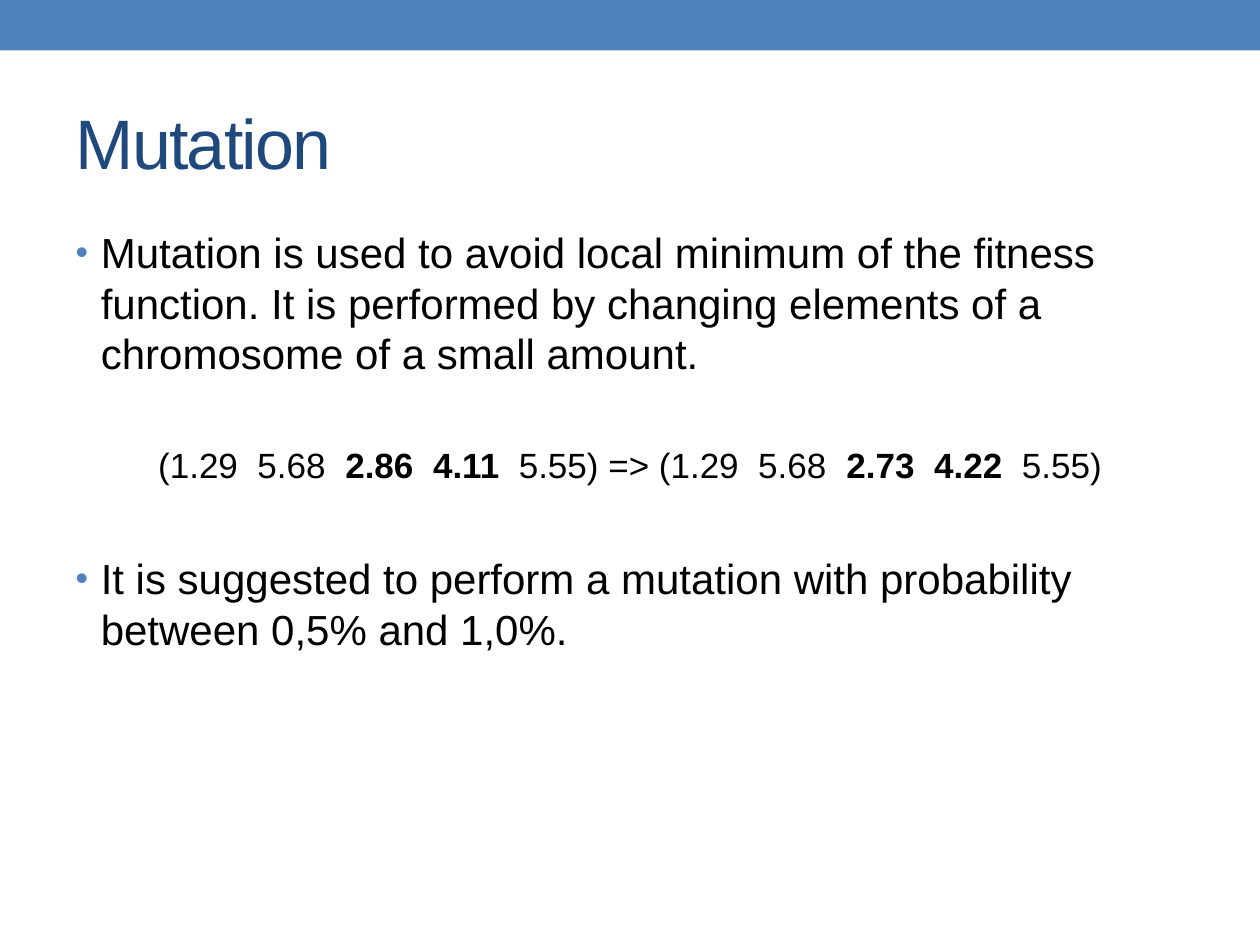
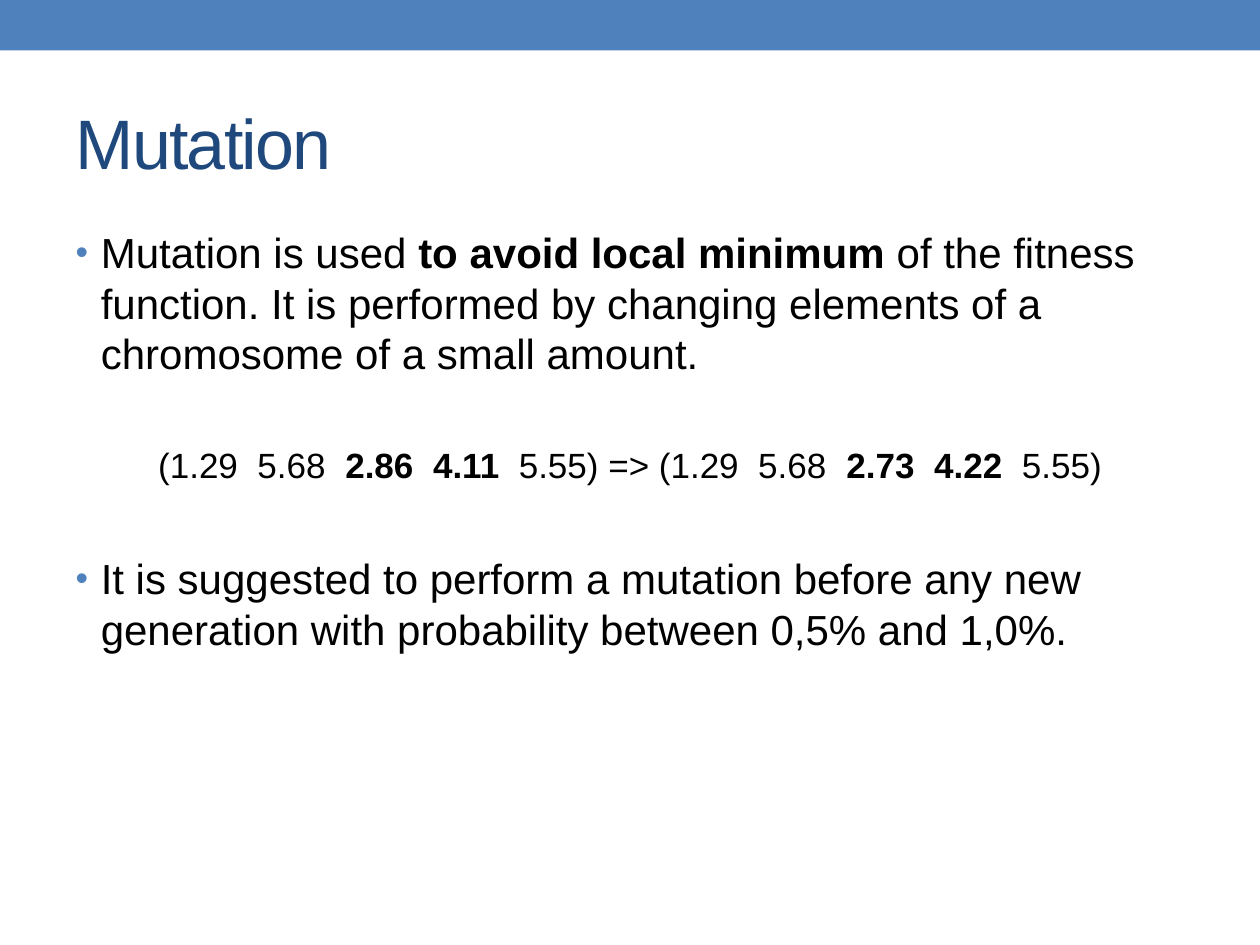
Before and after one commit to alessandrofrancesconi/carwin, a slide deck: slide 22 of presentation.pptx. Drawn at 1260x945 pixels with LibreOffice and Linux fonts; fonts in the diff are those of the drawing. Boxes give left, top, right and bottom in pixels: in the first picture for what was removed or moved away, otherwise in the second. Text is boxed around its words. In the diff, an @@ line names an element or a change of style, - is before the commit and + after.

```diff
--- a/presentation.pptx
+++ b/presentation.pptx
@@ text at <box>101,237,1134,370</box>: bold on in "to avoid local minimum" @@
@@ text at <box>101,563,1081,653</box>: text changed @@
-• It is suggested to perform a mutation with probability between 0,5% and 1,0%.
+• It is suggested to perform a mutation before any new generation with probability between 0,5% and 1,0%.
```
Also in this commit, not shown: 6 other slides changed, 3 slides added, 1 other file.
